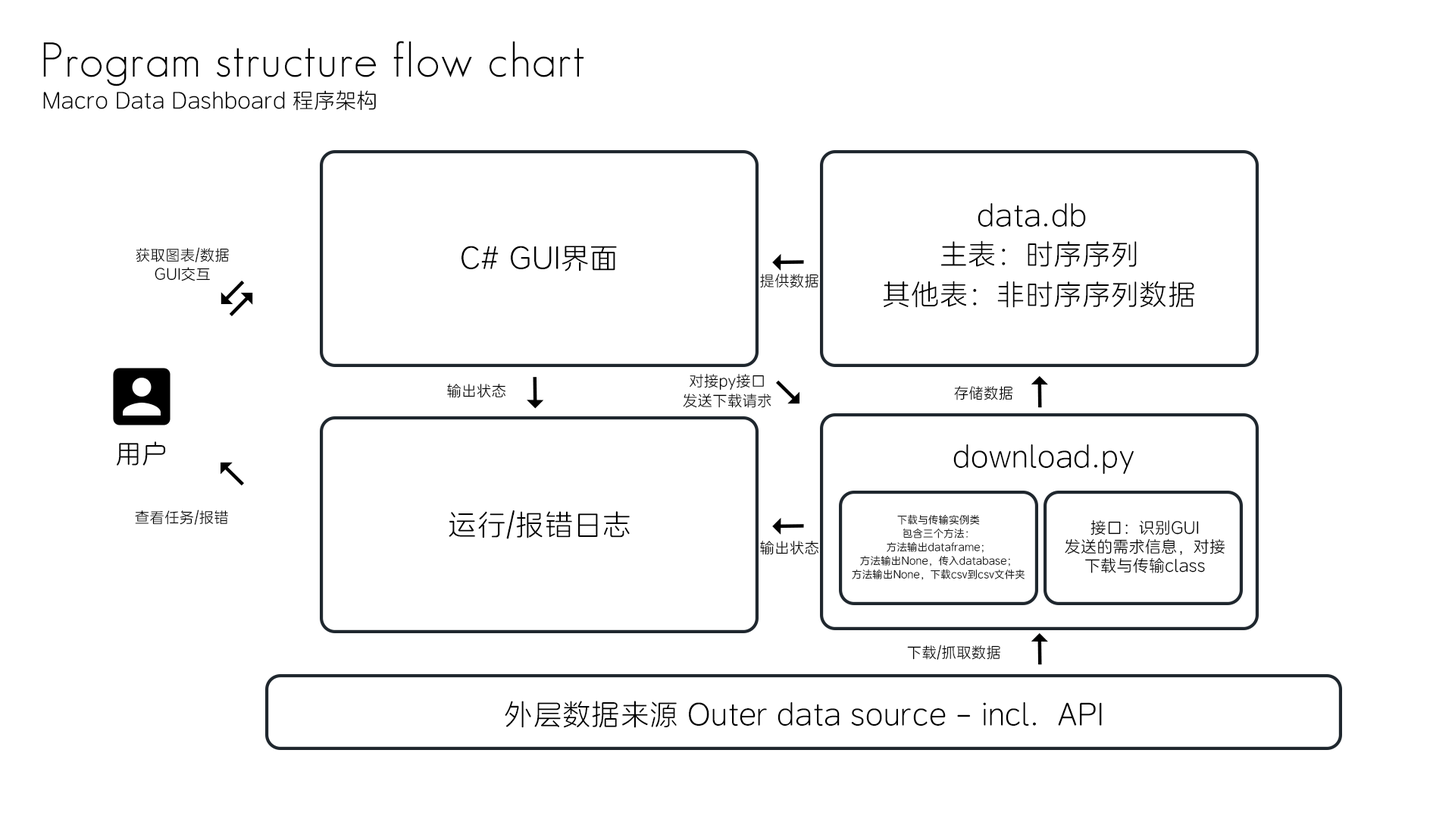
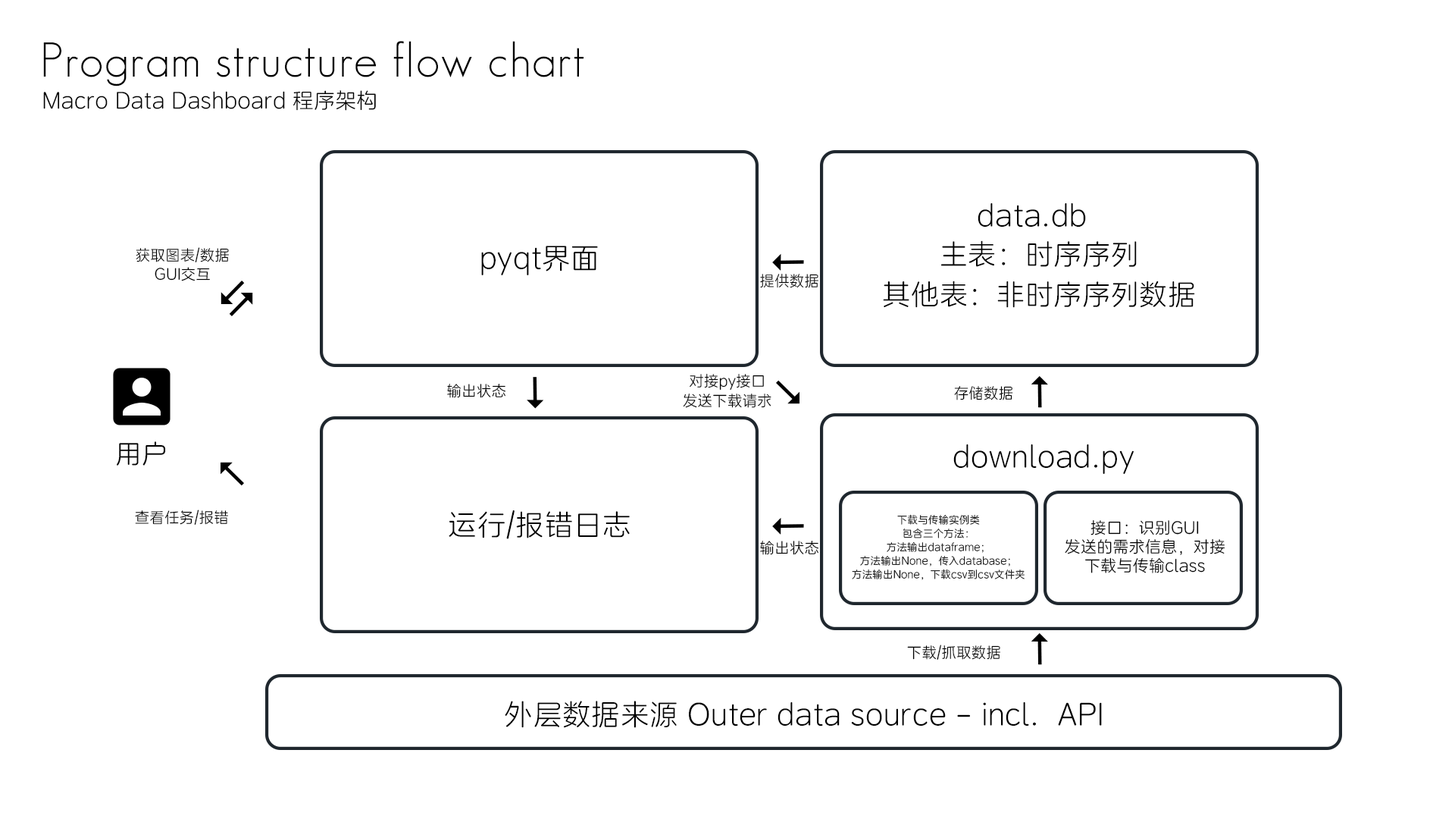
Layered file, before and after one edit (w=1455, h=819). Changes by layer:
renamed "C# GUI界面" to "pyqt界面", painted on it over [461, 245, 617, 276]
